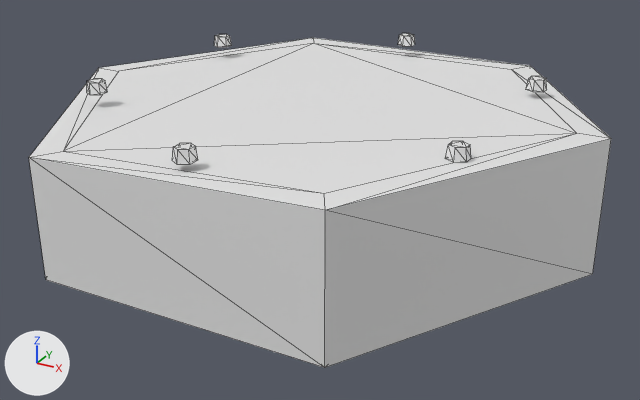
An edit to the glTF model apps/web/public/board/tile_plate_8.glb, drawn before and after from the same camera.
Both versions are drawn from a camera (50 mm lens) standing at (1.4, -2.53, 0.913) and looking at (0.042, -0.06, -0.322). The axes (+X, +Y, +Z) are drawn at lower left. The lights are the same throughout. The older version comes first. Mesh edges are drawn as thin lines. Vertices at exactly the same position are counted once.

Objects in the first picture: 'tile_plate_8'.
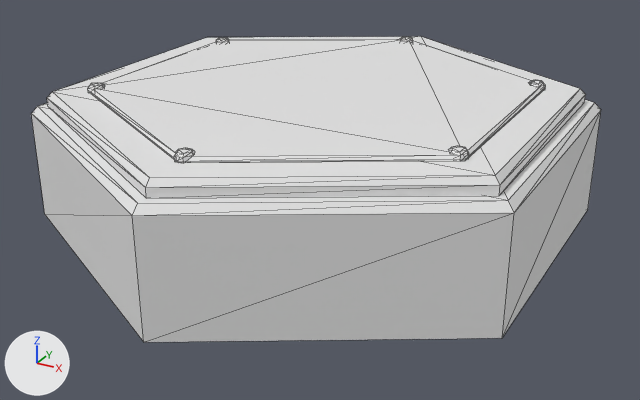
Boxes [x1, y1, x2, y2] around the edits, measured in the pictures (640 x 400 px):
'tile_plate_8', reshaped (9% shorter)
    before: [29, 33, 611, 368]
    after: [31, 36, 601, 342]
part 1 of me_tile_plate_8, rebuilt
    before: [29, 38, 611, 368]
    after: [31, 100, 601, 342]
part 2 of me_tile_plate_8, rebuilt (19% narrower, 30% shorter)
    before: [172, 143, 198, 165]
    after: [174, 148, 195, 163]
part 3 of me_tile_plate_8, rebuilt
    before: [214, 34, 232, 47]
    after: [216, 38, 229, 43]
part 4 of me_tile_plate_8, rebuilt (19% narrower, 30% shorter)
    before: [445, 141, 471, 163]
    after: [448, 146, 469, 161]
part 5 of me_tile_plate_8, rebuilt (14% narrower, 29% shorter)
    before: [526, 76, 547, 92]
    after: [528, 80, 546, 91]
part 6 of me_tile_plate_8, rebuilt
    before: [87, 79, 108, 95]
    after: [88, 83, 105, 93]
part 7 of me_tile_plate_8, rebuilt
    before: [398, 33, 415, 47]
    after: [400, 37, 413, 42]
part 8 of me_tile_plate_8, added
    after: [47, 36, 586, 198]
part 9 of me_tile_plate_8, added
    after: [90, 39, 543, 163]

The change, as a diff of the scene's bpy script:
```diff
--- a/apps/web/public/board/tile_plate_8.glb.py
+++ b/apps/web/public/board/tile_plate_8.glb.py
@@ me_tile_plate_8 @@
 # used by ob_tile_plate_8; location = (0.0, 0.0, 0.0)
-me_tile_plate_8.from_pydata(...)  # 90 vertices, 152 faces; spans x -0.97..0.97, y -0.84..0.84, z -0.4..0.09
+me_tile_plate_8.from_pydata(...)  # 162 vertices, 288 faces; spans x -0.84..0.84, y -0.97..0.97, z -0.4..0.08
+# me_tile_plate_8 part 1: the loose piece of 18 vertices spanning x -0.97..0.97, y -0.84..0.84, z -0.4..0.05 is rebuilt with 18 vertices and now spans x -0.84..0.84, y -0.97..0.97, z -0.4..0.0
+# me_tile_plate_8 part 2: the loose piece of 12 vertices spanning x -0.03..0.03, y -0.78..-0.7, z 0.05..0.09 is rebuilt with 18 vertices and now spans x -0.03..0.03, y -0.77..-0.71, z 0.05..0.08
+# me_tile_plate_8 part 3: the loose piece of 12 vertices spanning x -0.67..-0.61, y 0.34..0.41, z 0.05..0.09 is rebuilt with 18 vertices and now spans x -0.67..-0.61, y 0.34..0.4, z 0.05..0.08
+# me_tile_plate_8 part 4: the loose piece of 12 vertices spanning x 0.61..0.67, y -0.41..-0.34, z 0.05..0.09 is rebuilt with 18 vertices and now spans x 0.61..0.67, y -0.4..-0.34, z 0.05..0.08
+# me_tile_plate_8 part 5: the loose piece of 12 vertices spanning x 0.61..0.67, y 0.34..0.41, z 0.05..0.09 is rebuilt with 18 vertices and now spans x 0.61..0.67, y 0.34..0.4, z 0.05..0.08
+# me_tile_plate_8 part 6: the loose piece of 12 vertices spanning x -0.67..-0.61, y -0.41..-0.34, z 0.05..0.09 is rebuilt with 18 vertices and now spans x -0.67..-0.61, y -0.4..-0.34, z 0.05..0.08
+# me_tile_plate_8 part 7: the loose piece of 12 vertices spanning x -0.03..0.03, y 0.7..0.78, z 0.05..0.09 is rebuilt with 18 vertices and now spans x -0.03..0.03, y 0.71..0.77, z 0.05..0.08
+# me_tile_plate_8 part 8: a new loose piece of 18 vertices spanning x -0.79..0.79, y -0.91..0.91, z 0.0..0.05, in mat_board
+# me_tile_plate_8 part 9: a new loose piece of 18 vertices spanning x -0.67..0.67, y -0.77..0.77, z 0.05..0.06, in mat_board
 me_tile_plate_8.materials.append(mat_board)
```
